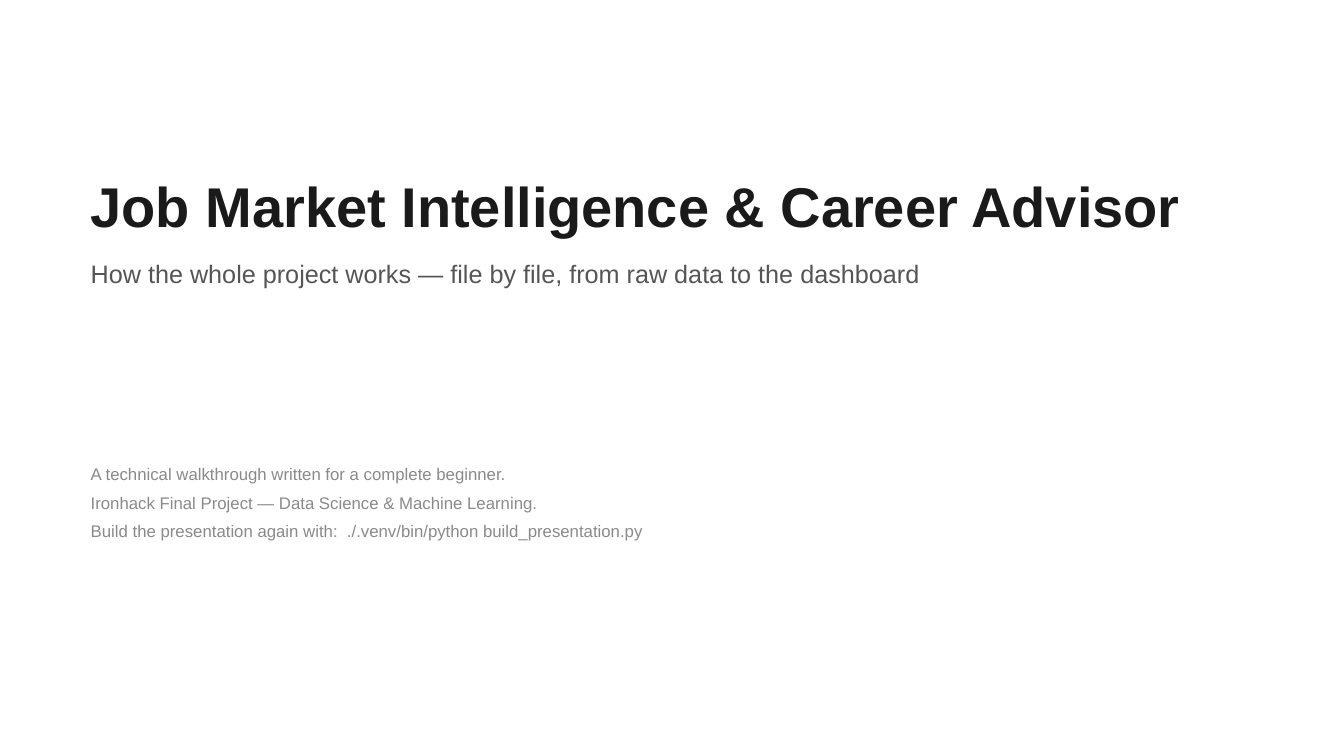
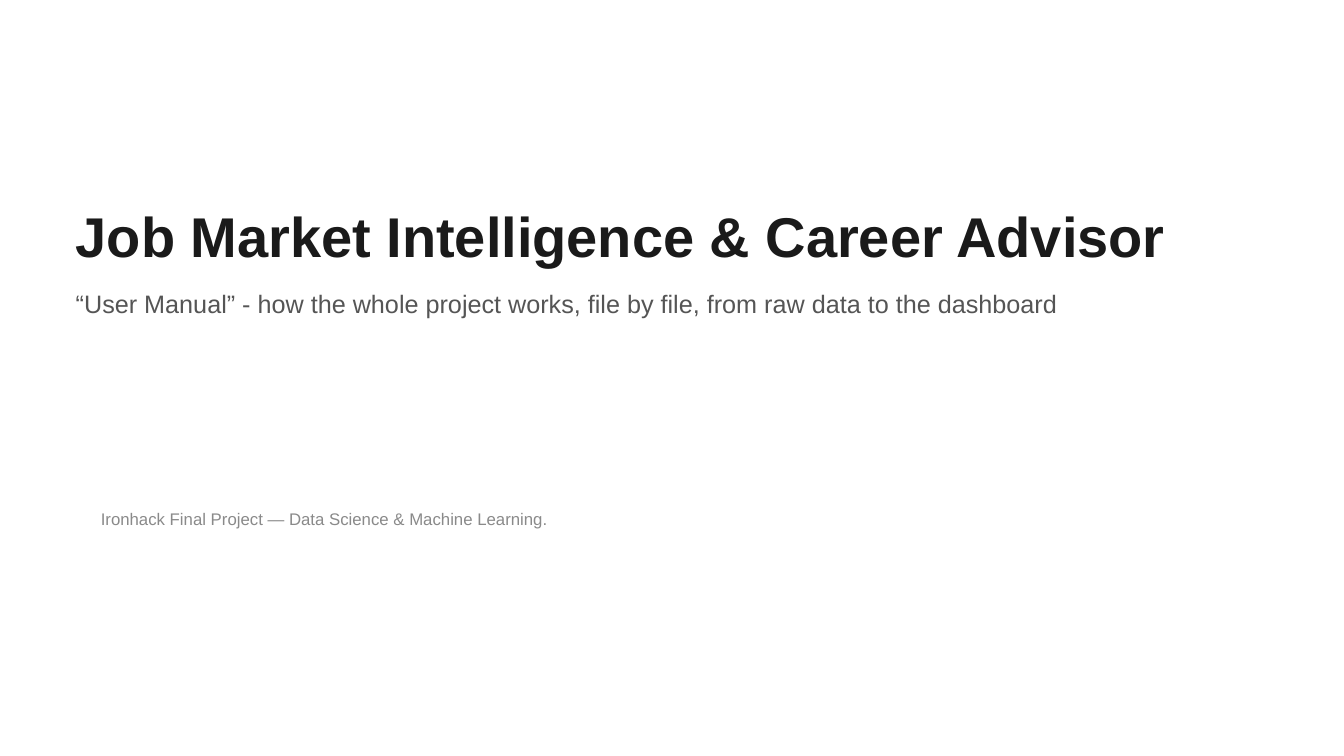
Before and after one commit to windows2t2/project-graduation, a slide deck: slide 1 of presentation.pptx. Drawn at 1344x756 pixels with LibreOffice and Linux fonts; fonts in the diff are those of the drawing. Boxes give left, top, right and bottom in pixels: in the first picture for what was removed or moved away, otherwise in the second. Text is boxed around its words. In the diff, an @@ line names an element or a change of style, - is before the commit and + after.

Commit message:
project

```diff
--- a/presentation.pptx
+++ b/presentation.pptx
@@ text "Job Market Intelligence & Career ..." moved from (x1=91, y1=186, x2=1179, y2=288) to (x1=76, y1=216, x2=1164, y2=318) @@
@@ text at (x1=76, y1=294, x2=1057, y2=318): text changed @@
-How the whole project works — file by file, from raw data to the dashboard
+“User Manual” - how the whole project works, file by file, from raw data to the dashboard
@@ text at (x1=91, y1=468, x2=505, y2=484): paragraph removed @@
-A technical walkthrough written for a complete beginner.
@@ text "Ironhack Final Project — Data ..." moved from (x1=91, y1=468, x2=642, y2=541) to (x1=101, y1=513, x2=547, y2=529) @@
@@ text at (x1=91, y1=525, x2=642, y2=541): paragraph removed @@
-Build the presentation again with: ./.venv/bin/python build_presentation.py
```
Also in this commit, not shown: 11 other slides changed, 3 slides removed.
